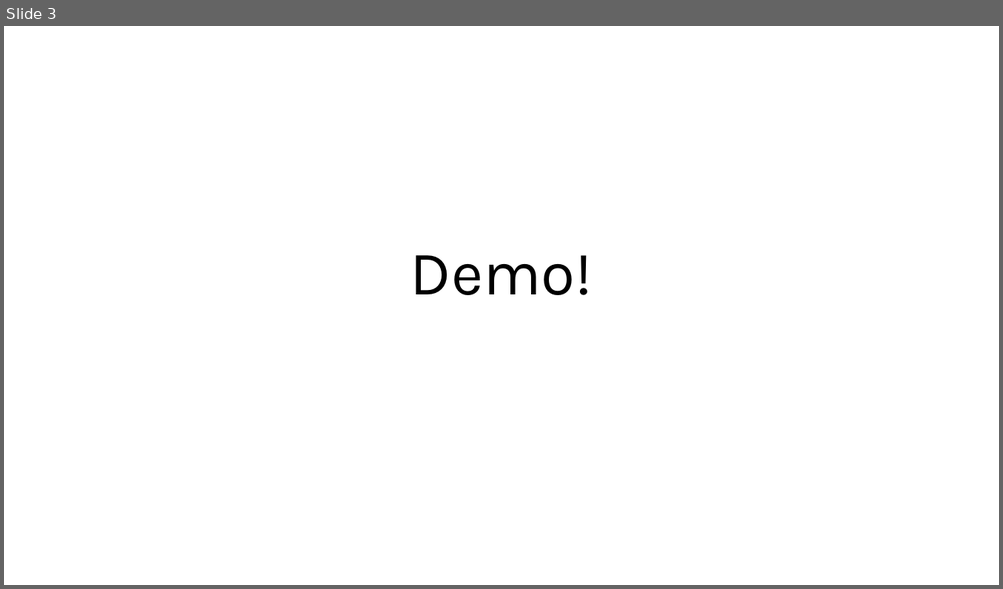
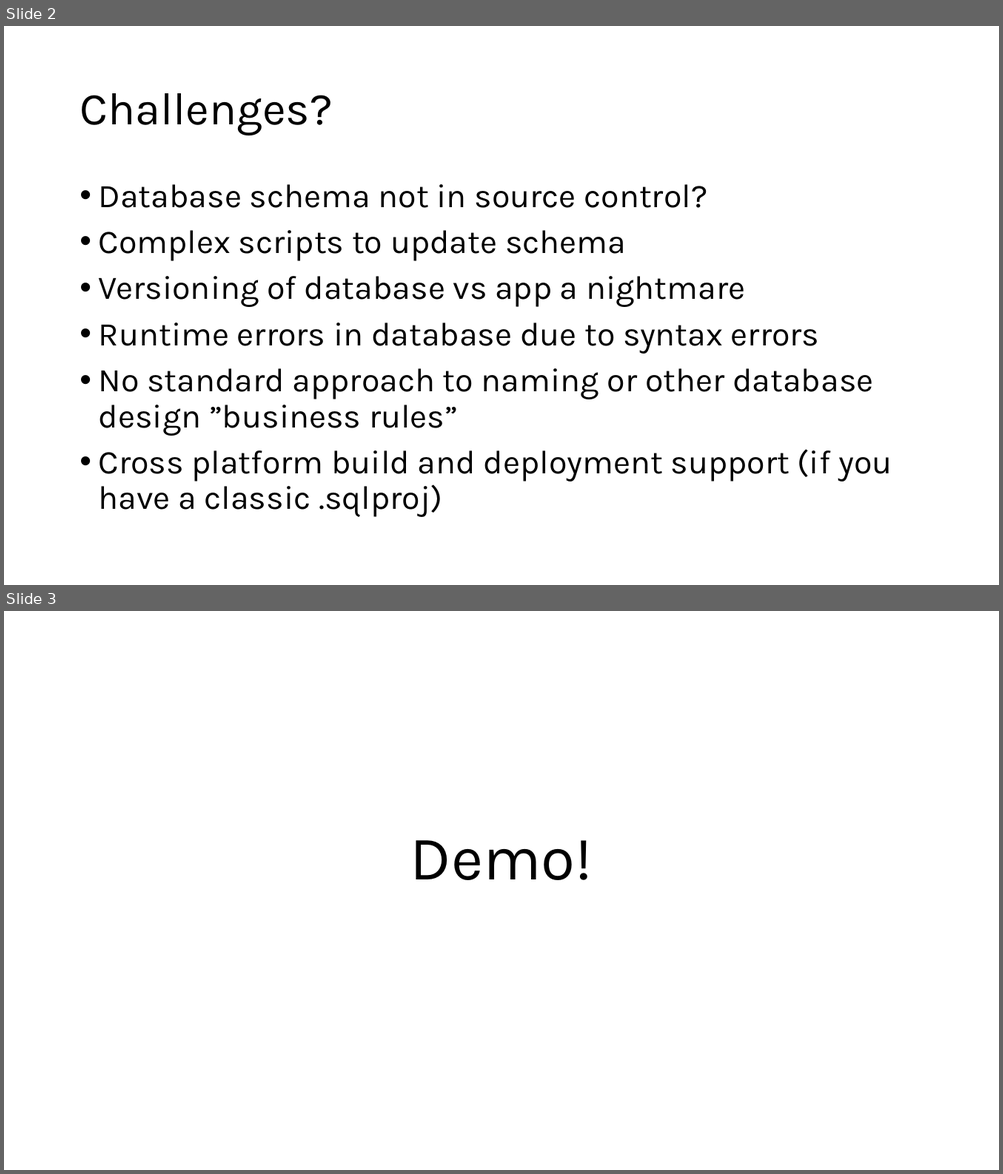
Before and after one commit to ErikEJ/TsqlAnalysis, a slide deck: T-SQL Code analysis.pptx. Shown one above the other, each under a label of ours: slide 3 before the commit, slides 2 and 3 after it. The pictures are 1003x589 and 1003x1174 pixels, drawn with LibreOffice and Linux fonts; fonts in the diff are those of the drawing. Boxes give left, top, right and bottom in pixels: in the first picture for what was removed or moved away, otherwise in the second. Text is boxed around its words. In the diff, an @@ line names an element or a change of style, - is before the commit and + after.

```diff
--- a/T-SQL Code analysis.pptx
+++ b/T-SQL Code analysis.pptx
@@ slide 2 added at <box>4,26,999,585</box>, background #FFFFFF @@
@@ title added at <box>79,93,332,136</box>, 44 pt, text #000000 @@
+Challenges?
@@ text added at <box>99,184,891,517</box>, 32 pt, text #000000 @@
+• Database schema not in source control?
+• Complex scripts to update schema
+• Versioning of database vs app a nightmare
+• Runtime errors in database due to syntax errors
+• No standard approach to naming or other database design ”business rules”
+• Cross platform build and deployment support (if you have a classic .sqlproj)
```
Also in this commit, not shown: 5 slides changed, 2 other slides added, 1 slide removed, 3 other files.
